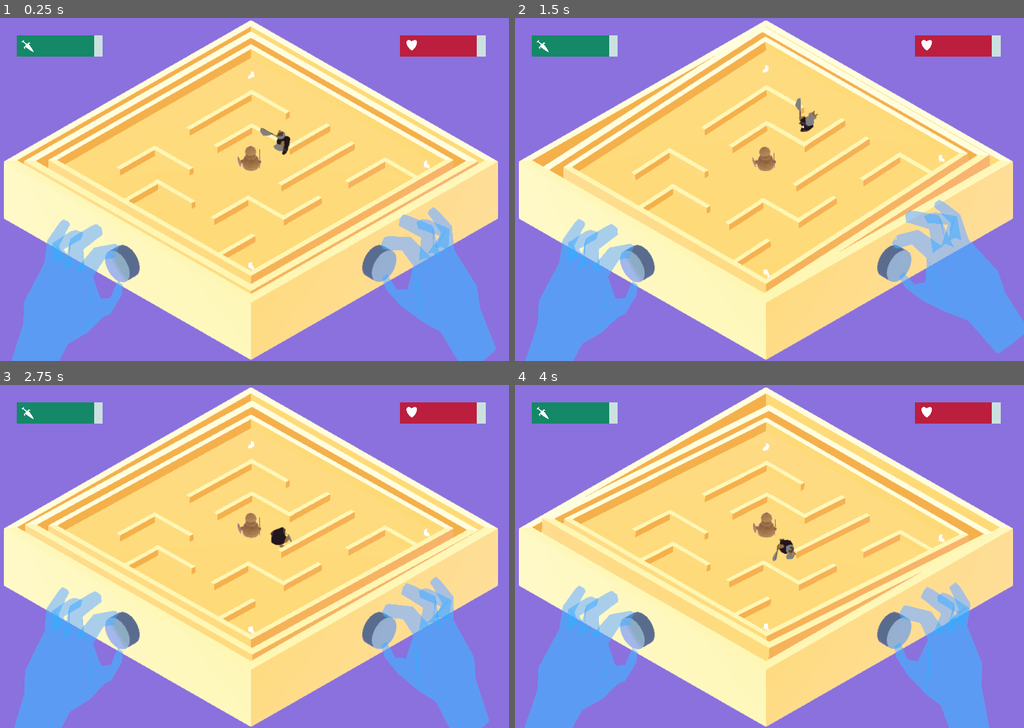
Above: before the commit, frames 1-4 (two rows, left to right).
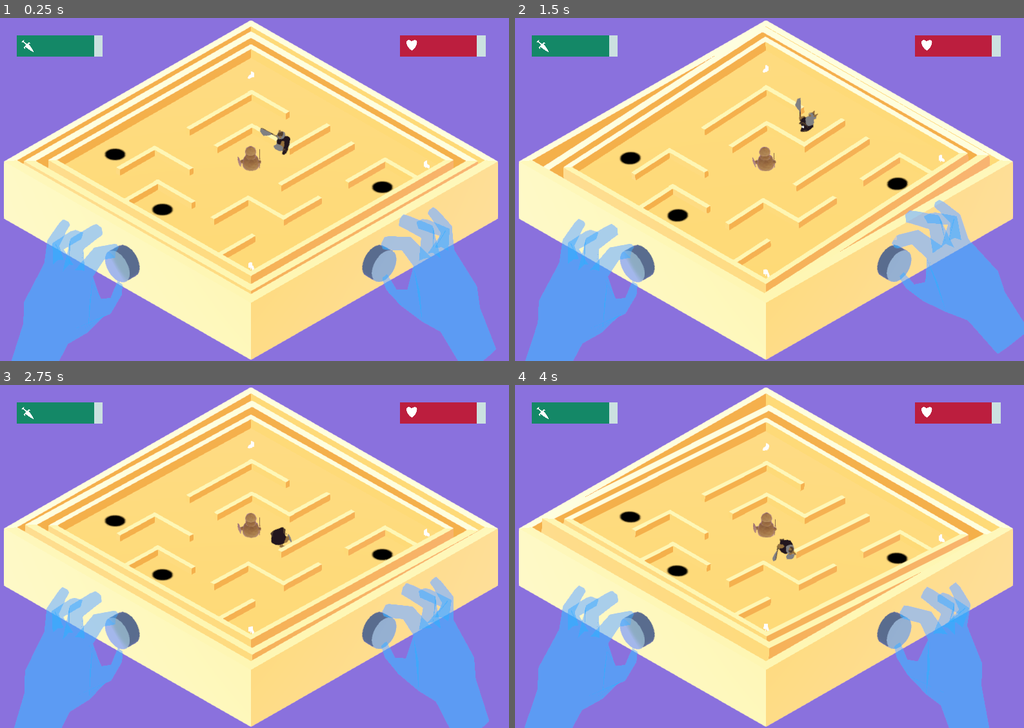
Above: after the commit, the same moments.

Repository: dannytaylor/ld49
Game: Godot game, scene res://levels/test_danny.tscn
The game is run twice, just before and just after one commit, with the same random seed, the same clock (stepped at 60 frames per second) and the same inputs. This scene is started directly instead of the project's main scene.
Inputs (mouse positions are in pixels of both pictures, inside the frame that each line leads up to):
- Up to frame 1 (0.25 s): no input
- Up to frame 2 (1.5 s): move the mouse to (794, 189) at 0.52 s; click (794, 189) at 0.67 s; move the mouse to (738, 189) at 1.27 s; click (738, 189) at 1.42 s
- Up to frame 3 (2.75 s): move the mouse to (264, 549) at 2.02 s; click (264, 549) at 2.17 s
- Up to frame 4 (4 s): move the mouse to (759, 563) at 2.77 s; click (759, 563) at 2.92 s; move the mouse to (805, 559) at 3.52 s; click (805, 559) at 3.67 s

The runs differ from the first frame. In frame 1, 0.4% of the frame differs, in the area x 20-78%, y 37-58%; in frame 2, 0.4%, in the area x 20-78%, y 38-60%; in frame 3, 0.4%; in frame 4, 0.4%.

Commit message:
hole placeholder

Diff:
--- a/project/levels/test_danny.tscn
+++ b/project/levels/test_danny.tscn
@@ -15,6 +15,7 @@
 [ext_resource path="res://assets/audio/Alex_McCulloch-pop_1248.mp3" type="AudioStream" id=13]
 [ext_resource path="res://assets/meshes/box_outer.gd" type="Script" id=14]
 [ext_resource path="res://assets/meshes/barrier.tscn" type="PackedScene" id=15]
+[ext_resource path="res://objects/Board/Hole.tscn" type="PackedScene" id=16]
 
 [sub_resource type="BoxShape" id=8]
 extents = Vector3( 3, 3, 2 )
@@ -143,6 +144,18 @@
 [node name="barrier18" parent="Board/walls" instance=ExtResource( 15 )]
 transform = Transform( -1, 0, -1.50996e-08, 0, 0.2, 0, 1.50996e-07, 0, -0.1, -2.29903, -0.0945665, 1.83784 )
 
+[node name="holes" type="Spatial" parent="Board"]
+transform = Transform( 1, 0, 0, 0, 1, 0, 0, 0, 1, 0, -0.395596, 0 )
+
+[node name="hole" parent="Board/holes" instance=ExtResource( 16 )]
+transform = Transform( 0.33, 0, 0, 0, 0.33, 0, 0, 0, 0.33, 4.32155, 0.320212, -2.58934 )
+
+[node name="hole2" parent="Board/holes" instance=ExtResource( 16 )]
+transform = Transform( 0.33, 0, 0, 0, 0.33, 0, 0, 0, 0.33, -0.436363, 0.320212, 4.22936 )
+
+[node name="hole3" parent="Board/holes" instance=ExtResource( 16 )]
+transform = Transform( 0.33, 0, 0, 0, 0.33, 0, 0, 0, 0.33, -4.22012, 0.320212, 2.93884 )
+
 [node name="Camera" parent="." instance=ExtResource( 5 )]
 transform = Transform( 0.707107, -0.40558, 0.579228, 0, 0.819152, 0.573577, -0.707107, -0.40558, 0.579228, 12, 10.9764, 12 )
 size = 12.8
--- /dev/null
+++ b/project/objects/Board/Hole.tscn
@@ -0,0 +1,16 @@
+[gd_scene load_steps=3 format=2]
+
+[ext_resource path="res://assets/images/black_circle.png" type="Texture" id=1]
+
+[sub_resource type="CylinderShape" id=1]
+radius = 1.2
+
+[node name="hole" type="Area"]
+transform = Transform( 0.33, 0, 0, 0, 0.33, 0, 0, 0, 0.33, 0, 0.320212, 0 )
+
+[node name="CollisionShape" type="CollisionShape" parent="."]
+shape = SubResource( 1 )
+
+[node name="Sprite3D" type="Sprite3D" parent="."]
+axis = 1
+texture = ExtResource( 1 )
Binary file added: project/assets/images/black_circle.png
Not shown, added: project/assets/images/black_circle.png.import
Not shown: 1 places in project/levels/test_danny.tscn that only renumber resources
